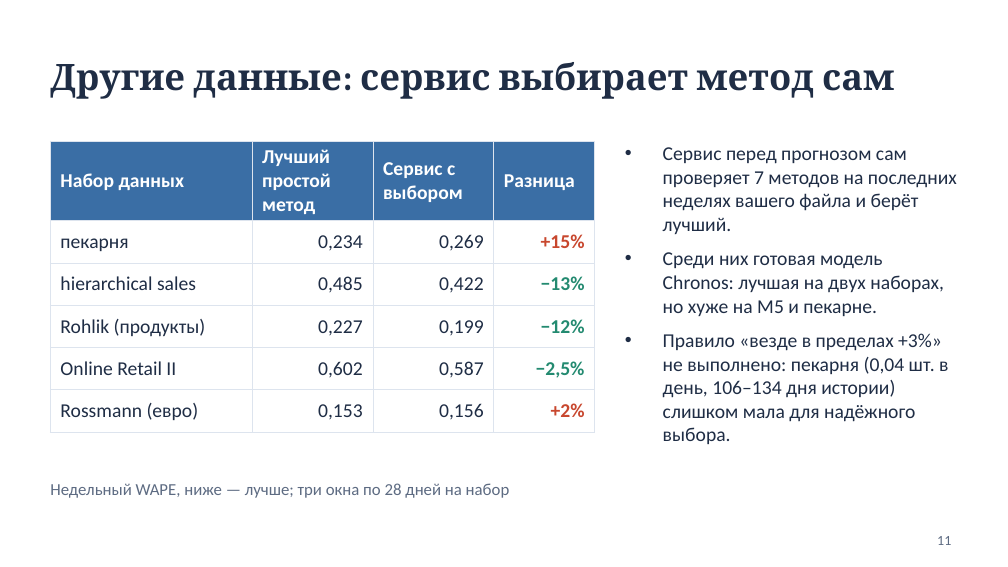
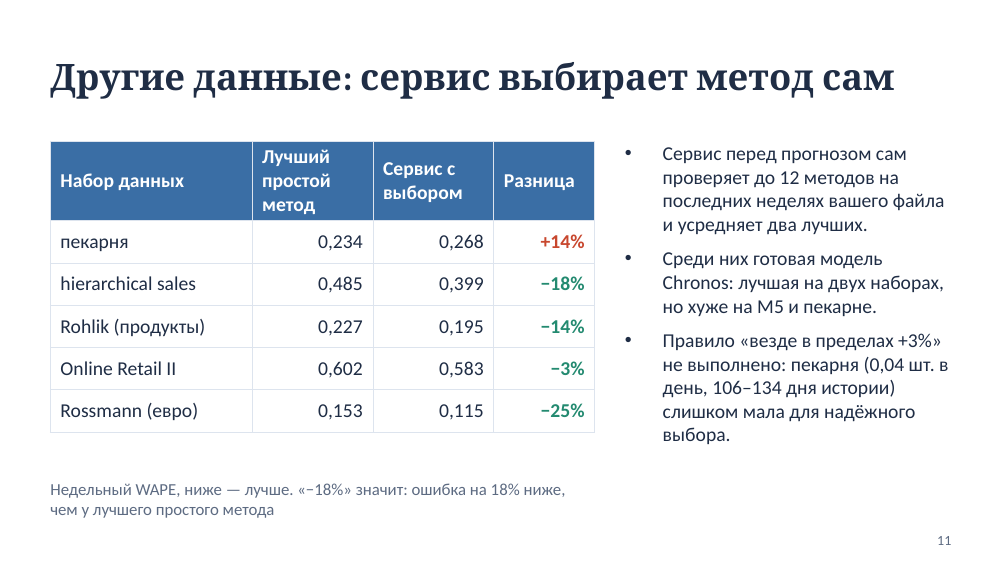
Before and after one commit to Alishershayakhmetov/demand-analyzer, a slide deck: slide 11 of docs/Demand_Copilot_slides.pptx. Drawn at 1008x567 pixels with LibreOffice and Linux fonts; fonts in the diff are those of the drawing. Boxes give left, top, right and bottom in pixels: in the first picture for what was removed or moved away, otherwise in the second. Text is boxed around its words. In the diff, an @@ line names an element or a change of style, - is before the commit and + after.

```diff
--- a/docs/Demand_Copilot_slides.pptx
+++ b/docs/Demand_Copilot_slides.pptx
@@ table at [50, 141, 595, 424] @@
-row 2, column 3: 0,269
+row 2, column 3: 0,268
-row 2, column 4: +15%
+row 2, column 4: +14%
-row 3, column 3: 0,422
+row 3, column 3: 0,399
-row 3, column 4: −13%
+row 3, column 4: −18%
-row 4, column 3: 0,199
+row 4, column 3: 0,195
-row 4, column 4: −12%
+row 4, column 4: −14%
-row 5, column 3: 0,587
+row 5, column 3: 0,583
-row 5, column 4: −2,5%
+row 5, column 4: −3%
-row 6, column 3: 0,156
+row 6, column 3: 0,115
-row 6, column 4: +2%
+row 6, column 4: −25%
@@ text at [663, 147, 945, 235]: text changed @@
-• Сервис перед прогнозом сам проверяет 7 методов на последних неделях вашего файла и берёт лучший.
+• Сервис перед прогнозом сам проверяет до 12 методов на последних неделях вашего файла и усредняет два лучших.
@@ text at [50, 483, 566, 518]: text changed @@
-Недельный WAPE, ниже — лучше; три окна по 28 дней на набор
+Недельный WAPE, ниже — лучше. «−18%» значит: ошибка на 18% ниже, чем у лучшего простого метода
```
Also in this commit, not shown: 1 slide added, 4 other files.
